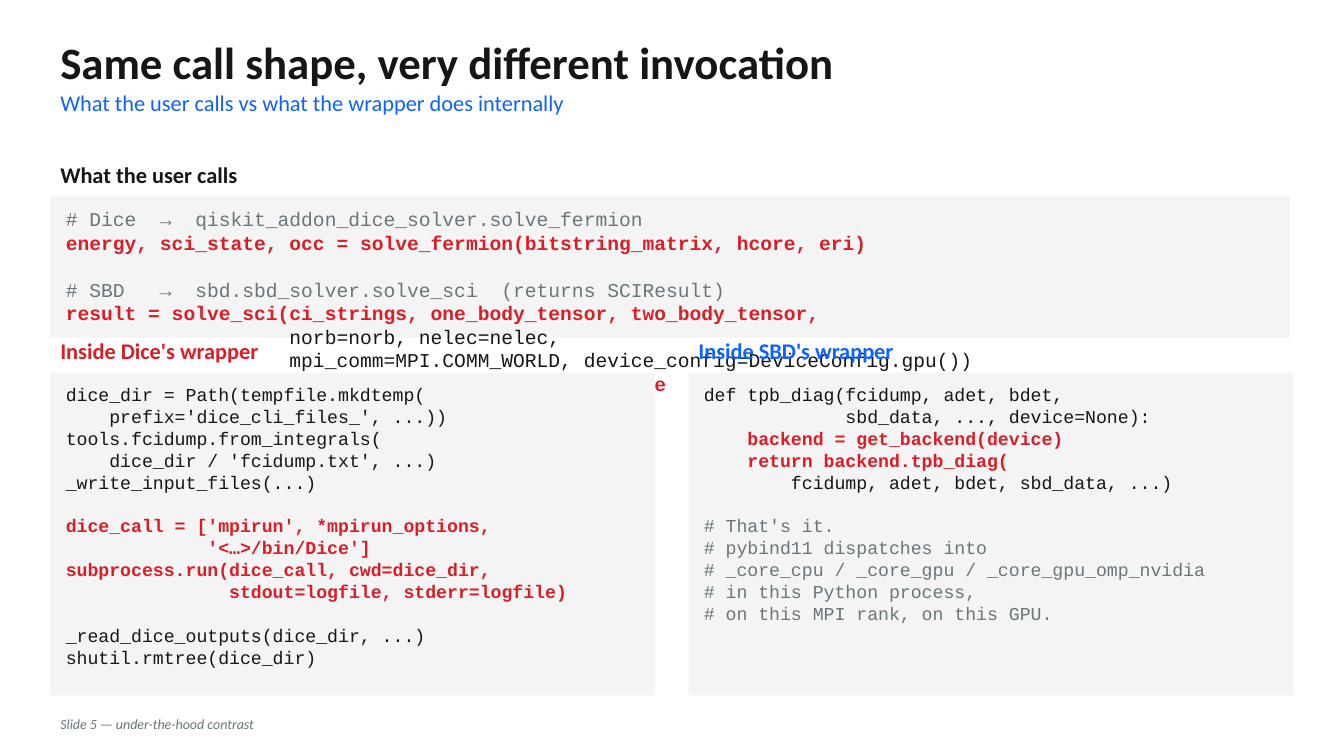
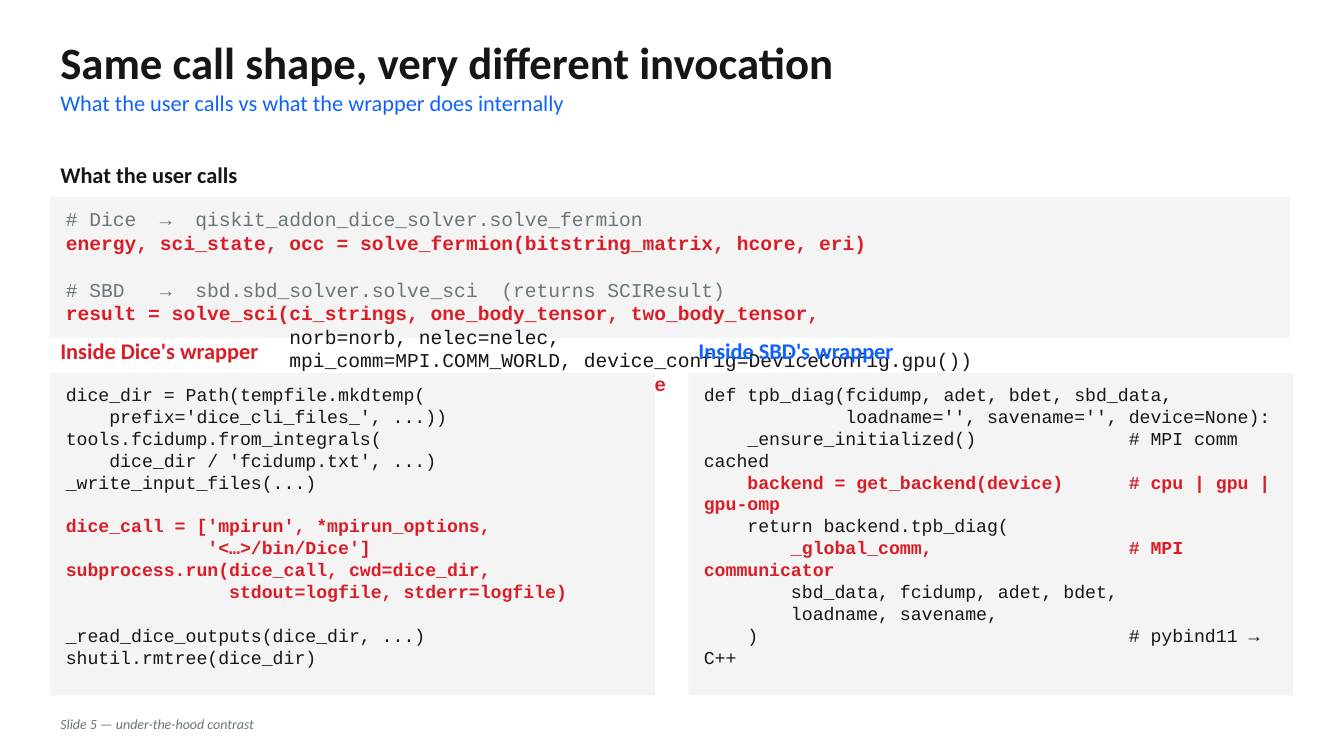
Before and after one commit to hfwen0502/sbd, a slide deck: slide 5 of .github/SBD_PYTHON_DECK.pptx. Drawn at 1344x756 pixels with LibreOffice and Linux fonts; fonts in the diff are those of the drawing. Boxes give left, top, right and bottom in pixels: in the first picture for what was removed or moved away, otherwise in the second. Text is boxed around its words. In the diff, an @@ line names an element or a change of style, - is before the commit and + after.

```diff
--- a/.github/SBD_PYTHON_DECK.pptx
+++ b/.github/SBD_PYTHON_DECK.pptx
@@ text at (x1=704, y1=388, x2=1271, y2=514): text changed @@
-def tpb_diag(fcidump, adet, bdet,
-sbd_data, ..., device=None):
-backend = get_backend(device)
+def tpb_diag(fcidump, adet, bdet, sbd_data,
+loadname='', savename='', device=None):
+_ensure_initialized() # MPI comm cached
+backend = get_backend(device) # cpu | gpu | gpu-omp
@@ text at (x1=747, y1=520, x2=1009, y2=536): text colour #DA1E28 to #161616, bold off in "return backend.tpb_diag(" @@
@@ text at (x1=704, y1=542, x2=1238, y2=664): text changed; text colour #69767A to #161616 @@
-fcidump, adet, bdet, sbd_data, ...)
-# That's it.
-# pybind11 dispatches into
-# _core_cpu / _core_gpu / _core_gpu_omp_nvidia
-# in this Python process,
-# on this MPI rank, on this GPU.
+_global_comm, # MPI communicator
+sbd_data, fcidump, adet, bdet,
+loadname, savename,
+) # pybind11 → C++
```
Also in this commit, not shown: 2 other files.
